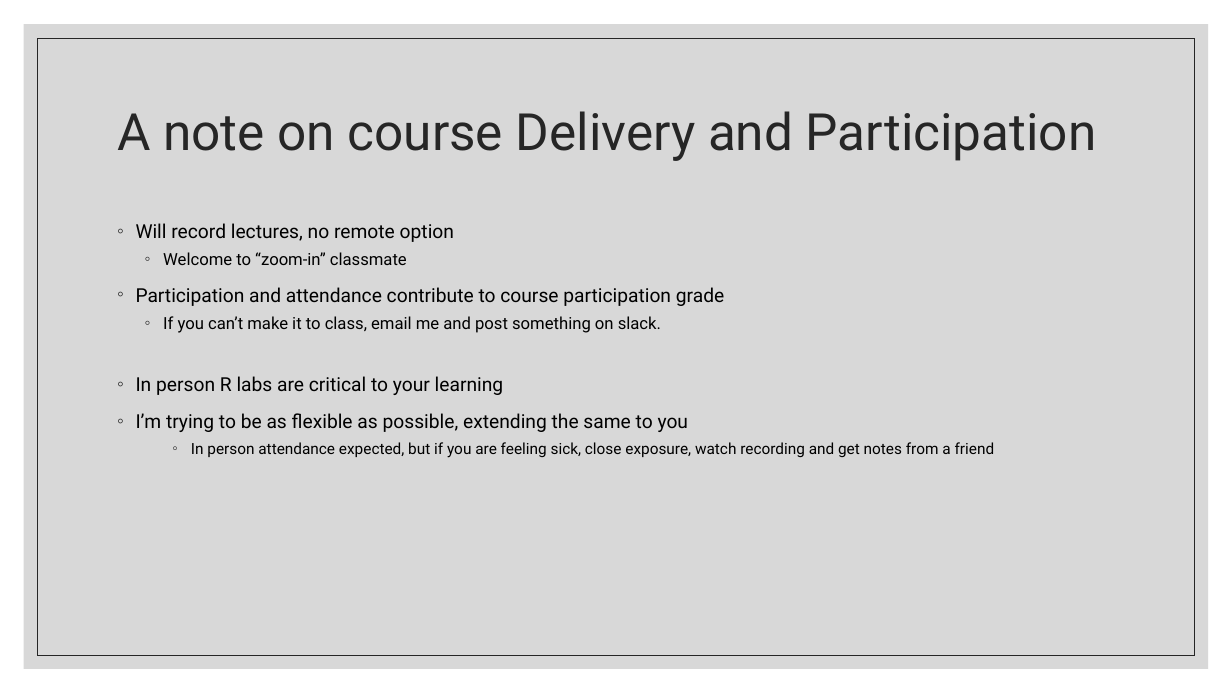
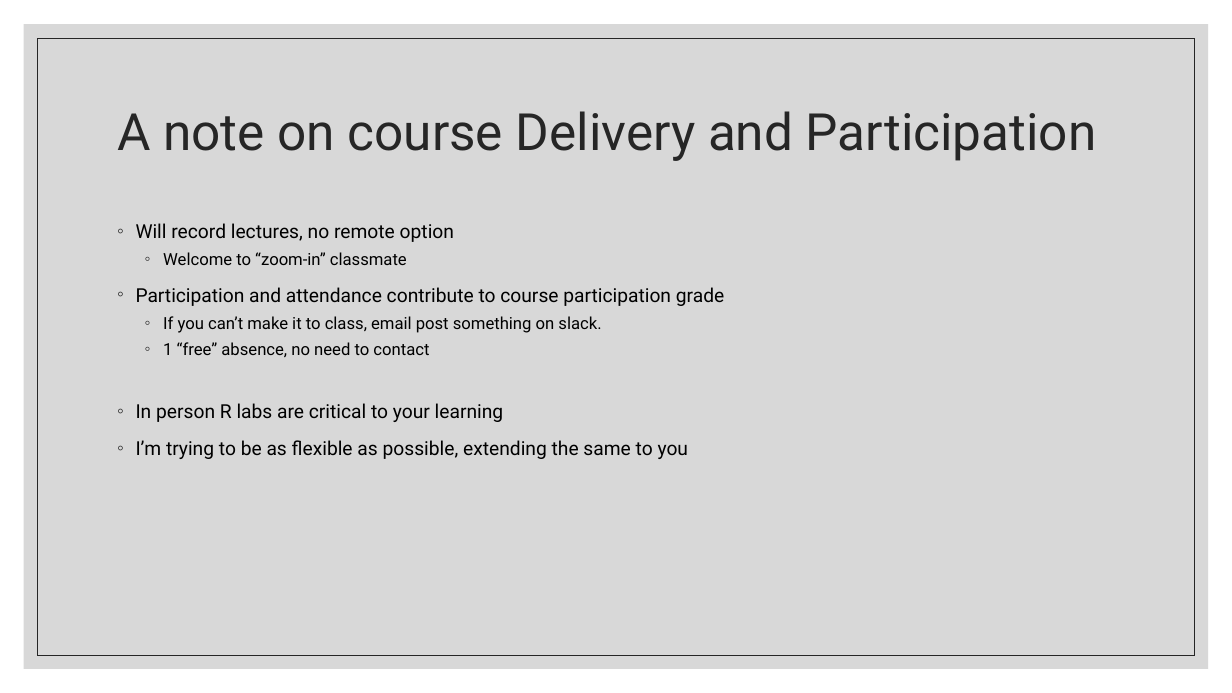
Before and after one commit to lacombe129/SDS290, a slide deck: slide 9 of docs/lectures/welcome.pptx. Drawn at 1232x693 pixels with LibreOffice and Linux fonts; fonts in the diff are those of the drawing. Boxes give left, top, right and bottom in pixels: in the first picture for what was removed or moved away, otherwise in the second. Text is boxed around its words. In the diff, an @@ line names an element or a change of style, - is before the commit and + after.

Commit message:
day 1 lecture

```diff
--- a/docs/lectures/welcome.pptx
+++ b/docs/lectures/welcome.pptx
@@ text at [163, 316, 601, 357]: text changed @@
-  ◦ If you can’t make it to class, email me and post something on slack.
+  ◦ If you can’t make it to class, email post something on slack.
+  ◦ 1 “free” absence, no need to contact
@@ text at [191, 442, 995, 458]: paragraph removed @@
-    ◦ In person attendance expected, but if you are feeling sick, close exposure, watch recording and get notes from a friend
```
Also in this commit, not shown: 1 other slide changed, 4 other files.
